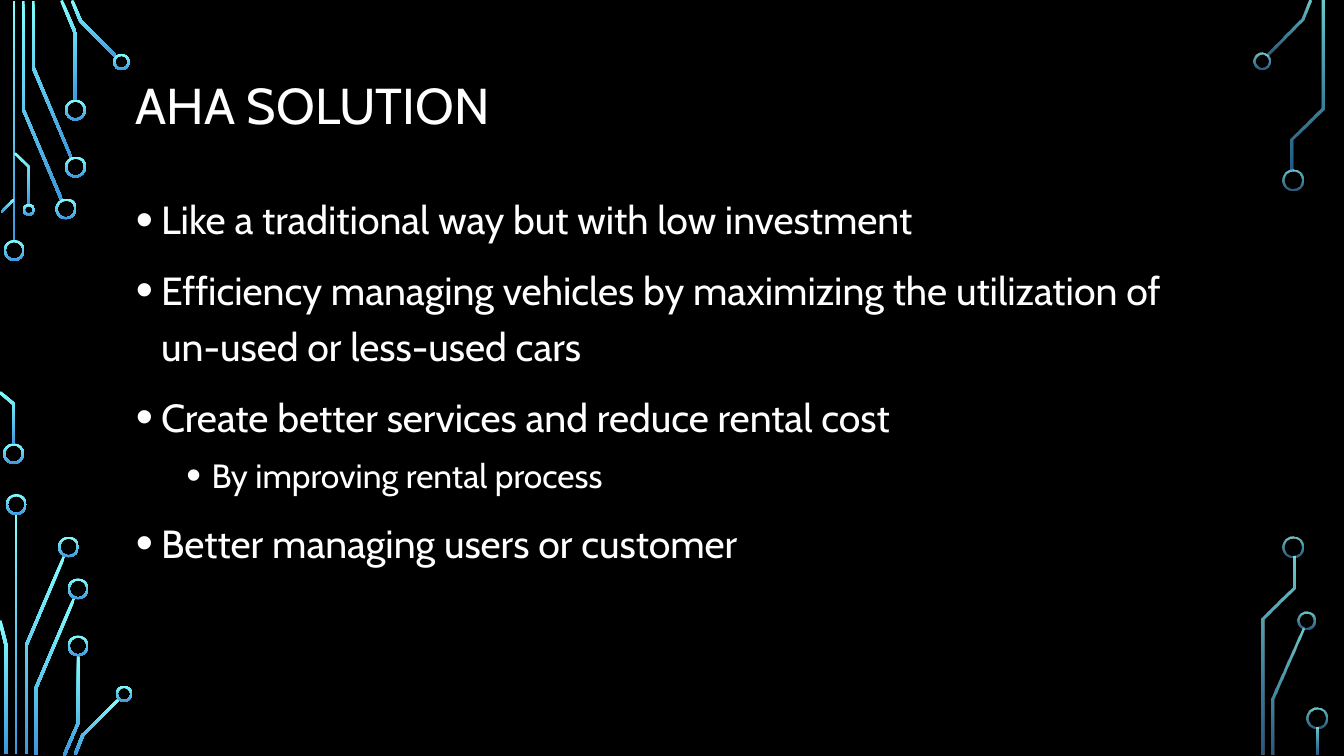
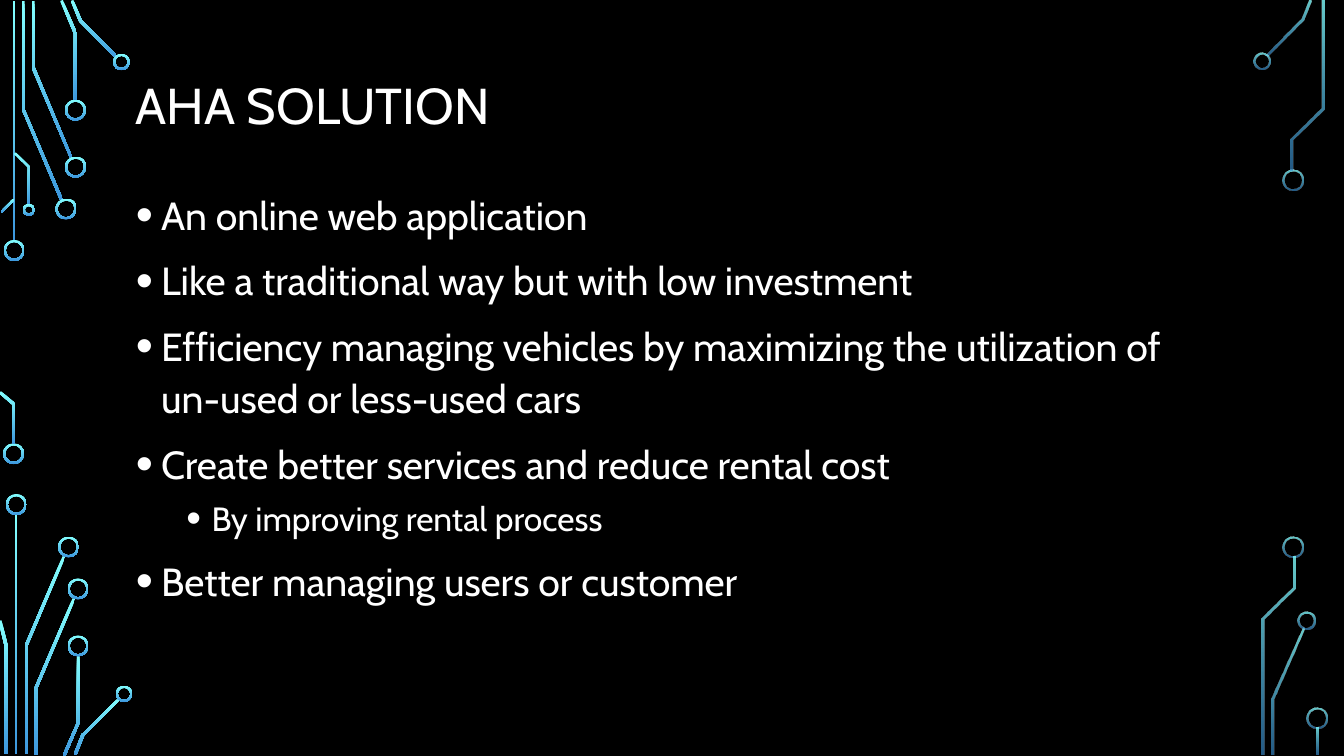
Before and after one commit to leonardo1227/CS425-SWE-Project, a slide deck: slide 4 of Aha-presentation.pptx. Drawn at 1344x756 pixels with LibreOffice and Linux fonts; fonts in the diff are those of the drawing; background and template pictures are left out. Boxes give left, top, right and bottom in pixels: in the first picture for what was removed or moved away, otherwise in the second. Text is boxed around its words. In the diff, an @@ line names an element or a change of style, - is before the commit and + after.

Commit message:
Update

```diff
--- a/Aha-presentation.pptx
+++ b/Aha-presentation.pptx
@@ text at box(161, 200, 587, 239): paragraph added @@
+• An online web application
@@ text at box(161, 265, 1160, 605): line spacing 1.2 to 1.1 @@
```
